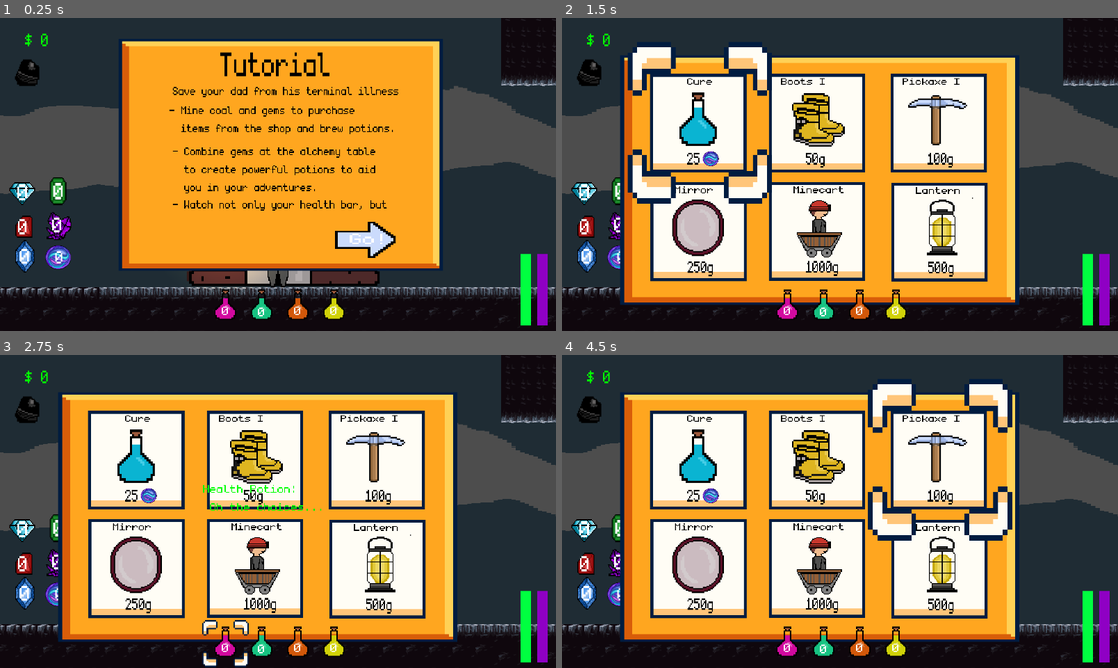
Above: before the commit, frames 1-4 (two rows, left to right).
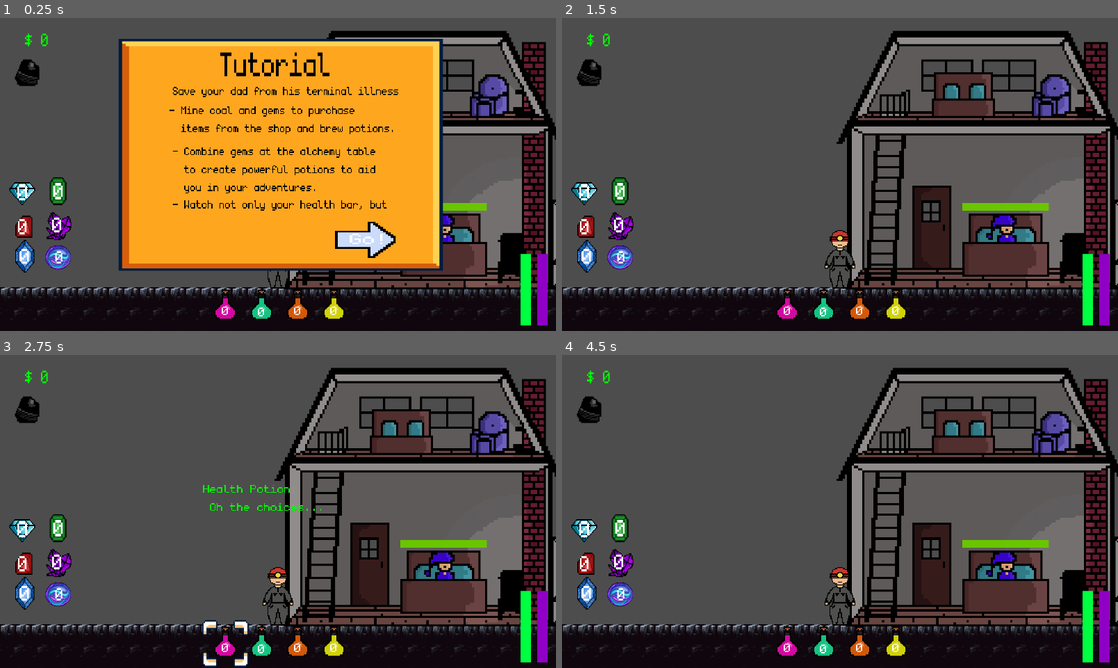
Above: after the commit, the same moments.

Repository: Jrees98/Pirate_Jam_15
Game: Godot game, scene res://Scenes/main.tscn
The game is run twice, just before and just after one commit, with the same random seed, the same clock (stepped at 60 frames per second) and the same inputs. The project has no main scene, so this scene is started directly.
Inputs (mouse positions are in pixels of both pictures, inside the frame that each line leads up to):
- Up to frame 1 (0.25 s): no input
- Up to frame 2 (1.5 s): click (923, 240) at 0.5 s; click (701, 121) at 1.25 s, where only the run before the commit has a clickable "Cure"
- Up to frame 3 (2.75 s): click (227, 649) at 2 s
- Up to frame 4 (4.5 s): click (817, 458) at 2.75 s, where only the run before the commit has a clickable "Boots I"; click (823, 649) at 3.5 s; click (940, 458) at 4.25 s, where only the run before the commit has a clickable "Pickaxe I"

The runs differ from the first frame. In frame 1, 35% of the frame differs, in the area x 0-100%, y 0-98%; in frame 2, 84%; in frame 3, 83%; in frame 4, 84%.

Commit message:
add cave music

Diff:
--- a/Scenes/main.tscn
+++ b/Scenes/main.tscn
@@ -14,6 +14,7 @@
 [ext_resource type="Texture2D" uid="uid://25x7b7jx8ybm" path="res://Assets/UI_Flat_Textfield_01.png" id="11_pp2ck"]
 [ext_resource type="AudioStream" uid="uid://o8wmrwg0cerl" path="res://Assets/sounds/home_loop.wav" id="12_6lc61"]
 [ext_resource type="Texture2D" uid="uid://dapy1kgvmfcq1" path="res://Assets/Pots.png" id="14_fm1w8"]
+[ext_resource type="AudioStream" uid="uid://cbg4c8gfvjgpw" path="res://Assets/sounds/cave_music.wav" id="15_qd2y0"]
 
 [sub_resource type="StyleBoxEmpty" id="StyleBoxEmpty_esdka"]
 
@@ -200,7 +201,7 @@
 text = "Go!"
 
 [node name="Player" parent="." instance=ExtResource("2_sw14p")]
-position = Vector2(-1722, 296)
+position = Vector2(-5918, 299)
 
 [node name="MiningNode" parent="." instance=ExtResource("4_c3t3l")]
 position = Vector2(2626, 290)
@@ -208,7 +209,6 @@
 [node name="TileMap" parent="." instance=ExtResource("4_qtfcr")]
 
 [node name="Wagon" parent="." instance=ExtResource("5_xqjqi")]
-visible = false
 position = Vector2(-1188, 322)
 
 [node name="Shop" parent="." instance=ExtResource("6_tlerc")]
@@ -251,9 +251,9 @@
 shape = SubResource("RectangleShape2D_drd1y")
 
 [node name="IntroLoop" type="AudioStreamPlayer2D" parent="."]
+position = Vector2(-5128, 45)
 stream = ExtResource("12_6lc61")
 autoplay = true
-max_distance = 20000.0
 
 [node name="MinesLight" type="PointLight2D" parent="."]
 position = Vector2(2071, 157)
@@ -299,11 +299,13 @@
 shape = SubResource("WorldBoundaryShape2D_nvhef")
 
 [node name="Pots" type="Sprite2D" parent="."]
+visible = false
 position = Vector2(-1706, 167)
 scale = Vector2(1.5, 1.5)
 texture = ExtResource("14_fm1w8")
 
 [node name="Voodoo Veins" type="Label" parent="."]
+visible = false
 offset_left = -1991.0
 offset_top = -70.0
 offset_right = -1415.0
@@ -312,6 +314,12 @@
 theme_override_fonts/font = ExtResource("10_bleom")
 theme_override_font_sizes/font_size = 128
 text = "VOODOO VEINS"
+
+[node name="CaveMusic" type="AudioStreamPlayer2D" parent="."]
+position = Vector2(1376, 9)
+stream = ExtResource("15_qd2y0")
+autoplay = true
+max_distance = 4000.0
 
 [connection signal="pressed" from="GameOver/PlayAgain/PlayAgainButton" to="." method="_on_play_again_button_pressed"]
 [connection signal="pressed" from="Tutorial/Background/GoButton" to="." method="_on_go_button_pressed"]
--- a/Scenes/player.tscn
+++ b/Scenes/player.tscn
@@ -186,7 +186,7 @@
 z_index = 3
 scale = Vector2(2, 2)
 sprite_frames = SubResource("SpriteFrames_lmb3k")
-animation = &"minecart"
+animation = &"mining"
 autoplay = "default"
 
 [node name="CollisionShape2D" type="CollisionShape2D" parent="."]
--- a/Scenes/shop.tscn
+++ b/Scenes/shop.tscn
@@ -56,7 +56,6 @@
 texture = ExtResource("1_72fx0")
 
 [node name="CollisionShape2D" type="CollisionShape2D" parent="."]
-visible = false
 position = Vector2(23.5, 42)
 shape = SubResource("RectangleShape2D_85vvl")
 
Not shown, added: Assets/sounds/cave_music.wav.import
Not shown: 1 places in Scenes/main.tscn that only renumber resources
Not shown, added: Assets/sounds/cave_music.wav
